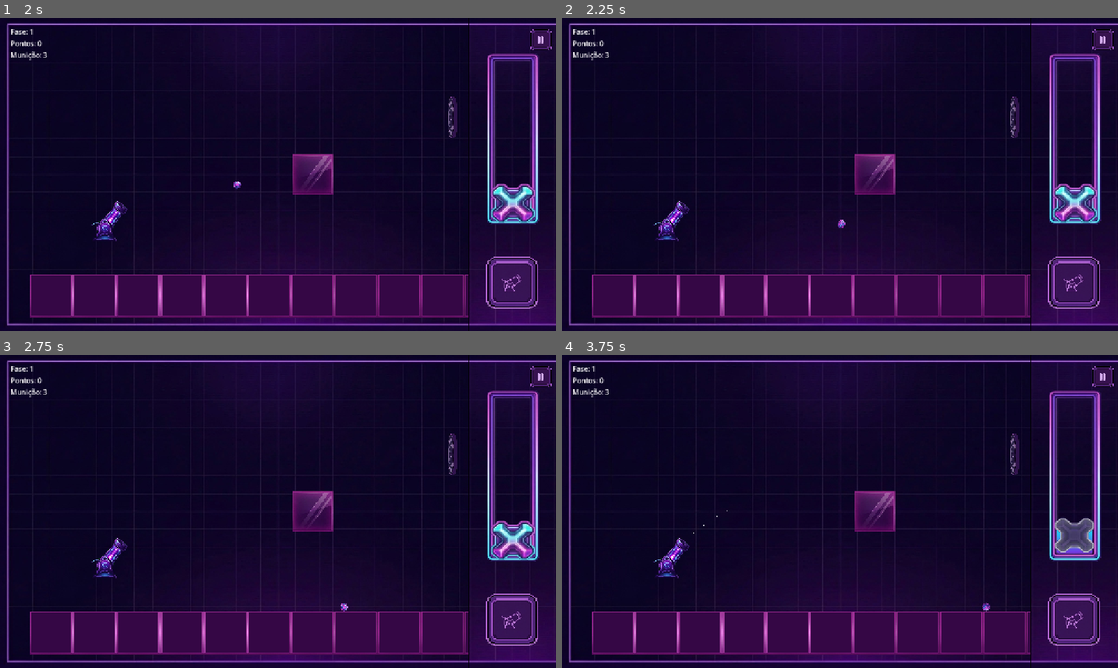
Above: before the commit, frames 1-4 (two rows, left to right).
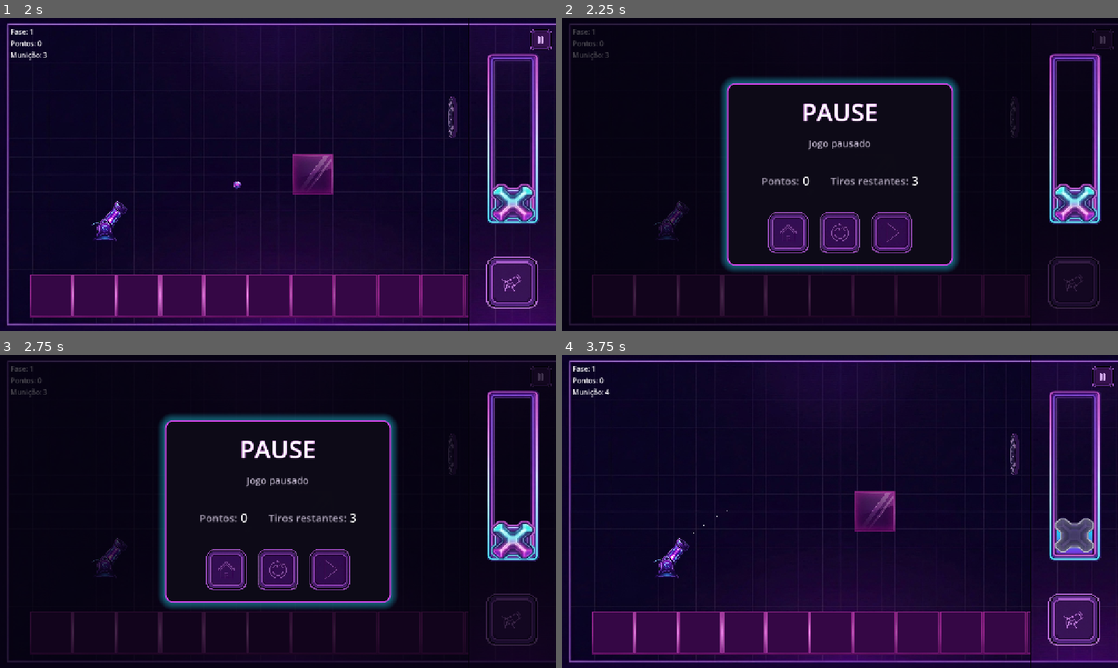
Above: after the commit, the same moments.

Repository: Zidan-09/Arc-Impact
Game: Godot game, scene res://screens/home.tscn
Two runs of this game, one before a commit and one after it. Both use one fixed random seed, a clock stepped at 60 frames per second and the inputs below.
Inputs (mouse positions are in pixels of both pictures, inside the frame that each line leads up to):
- Up to frame 1 (2 s): click (278, 174) at 0.5 s; click (511, 284) at 1.25 s
- Up to frame 2 (2.25 s): click (1101, 39) at 2 s
- Up to frame 3 (2.75 s): no input
- Up to frame 4 (3.75 s): click (840, 570) at 2.77 s; tap Enter at 3.5 s; drag from (1073, 536) to (873, 511) at 3.52 s

Frame 1 is identical in both runs. In frame 2, 39% of the frame differs, in the area x 0-100%, y 1-100%; in frame 3, 39%; in frame 4, less than 0.1%.

Commit message:
feat(pause): implemented pause game popup version

Diff:
--- a/components/game-popup/game_popup.gd
+++ b/components/game-popup/game_popup.gd
@@ -14,6 +14,7 @@
 
 
 func _ready() -> void:
+	process_mode = Node.PROCESS_MODE_ALWAYS
 	home_button.pressed.connect(_on_home_button_pressed)
 	retry_button.pressed.connect(_on_retry_button_pressed)
 	next_button.pressed.connect(_on_next_button_pressed)
@@ -43,6 +44,15 @@
 	visible = true
 
 
+func show_pause_popup(score: int, ammo: int) -> void:
+	title_label.text = "PAUSE"
+	title_label.add_theme_color_override("font_color", Color(1.0, 1.0, 1.0))
+	title_label.add_theme_color_override("font_shadow_color", Color(0.851, 0.275, 0.937, 0.9))
+	subtitle_label.text = "Jogo pausado"
+	setup(score, ammo, true)
+	visible = true
+
+
 func _on_home_button_pressed() -> void:
 	home_pressed.emit()
 
--- a/components/hud/hud.gd
+++ b/components/hud/hud.gd
@@ -1,7 +1,18 @@
 extends Control
+
+signal pause_pressed
 
 @onready var level_label: Label = $Info/Column/Level
 @onready var ammo_label: Label = $Info/Column/Ammo
+@onready var pause_button: TextureButton = $Pause
+
+
+func _ready() -> void:
+	pause_button.pressed.connect(_on_pause_button_pressed)
+
+
+func _on_pause_button_pressed() -> void:
+	pause_pressed.emit()
 
 
 func set_ammo(total: int, left: int) -> void:
--- a/screens/game.gd
+++ b/screens/game.gd
@@ -27,6 +27,7 @@
 var _loading := false
 var _awaiting_end := false
 var _end_timer := 0.0
+var _is_paused := false
 var _dragging_angle := false
 var _panning := false
 # Toques ativos (index -> posição) para pan/pinça com 2 dedos.
@@ -46,6 +47,8 @@
 	victory_popup.home_pressed.connect(_on_popup_home)
 	victory_popup.retry_pressed.connect(_on_popup_retry)
 	victory_popup.next_pressed.connect(_on_popup_next)
+	victory_popup.process_mode = Node.PROCESS_MODE_ALWAYS
+	hud.pause_pressed.connect(_on_pause_pressed)
 	builder = LevelBuilder.new()
 	add_child(builder)
 	load_level(DEFAULT_SEED, level_number)
@@ -55,6 +58,8 @@
 	if _loading:
 		return
 	_loading = true
+	_is_paused = false
+	get_tree().paused = false
 	game_over = true
 	won = false
 	_awaiting_end = false
@@ -66,6 +71,8 @@
 	level_number = new_level_number
 	current_seed = seed_value
 	victory_popup.visible = false
+	for bullet in get_tree().get_nodes_in_group("bullets"):
+		bullet.queue_free()
 	var result := FastLevelGenerator.generate(seed_value, level_number)
 	var def: LevelDefinition = result["def"]
 	if bool(result["fallback_used"]):
@@ -86,7 +93,7 @@
 
 
 func shoot() -> void:
-	if game_over or _loading:
+	if game_over or _loading or _is_paused:
 		return
 	if ammo_left <= 0:
 		return
@@ -126,18 +133,47 @@
 
 
 func _on_popup_home() -> void:
+	_is_paused = false
+	get_tree().paused = false
 	get_tree().change_scene_to_file("res://screens/home.tscn")
 
 
 func _on_popup_retry() -> void:
+	_is_paused = false
+	get_tree().paused = false
 	load_level(current_seed, level_number)
 
 
 func _on_popup_next() -> void:
+	if _is_paused:
+		resume_game()
+		return
 	load_level(current_seed + 1, level_number + 1)
 
 
+func _on_pause_pressed() -> void:
+	if _loading or _is_paused:
+		return
+	if game_over or won:
+		return
+	if victory_popup.visible:
+		return
+	_is_paused = true
+	get_tree().paused = true
+	victory_popup.show_pause_popup(0, ammo_left)
+
+
+func resume_game() -> void:
+	if not _is_paused:
+		return
+	_is_paused = false
+	victory_popup.visible = false
+	get_tree().paused = false
+
+
 func _input(event: InputEvent) -> void:
+	if _is_paused:
+		return
 	if event is InputEventMouseButton:
 		if event.button_index == MOUSE_BUTTON_LEFT and not event.pressed:
 			_dragging_angle = false
@@ -154,6 +190,8 @@
 
 
 func _unhandled_input(event: InputEvent) -> void:
+	if _is_paused:
+		return
 	if event is InputEventMouseButton:
 		if event.button_index == MOUSE_BUTTON_LEFT:
 			_dragging_angle = event.pressed and _press_in_world(event.position)
